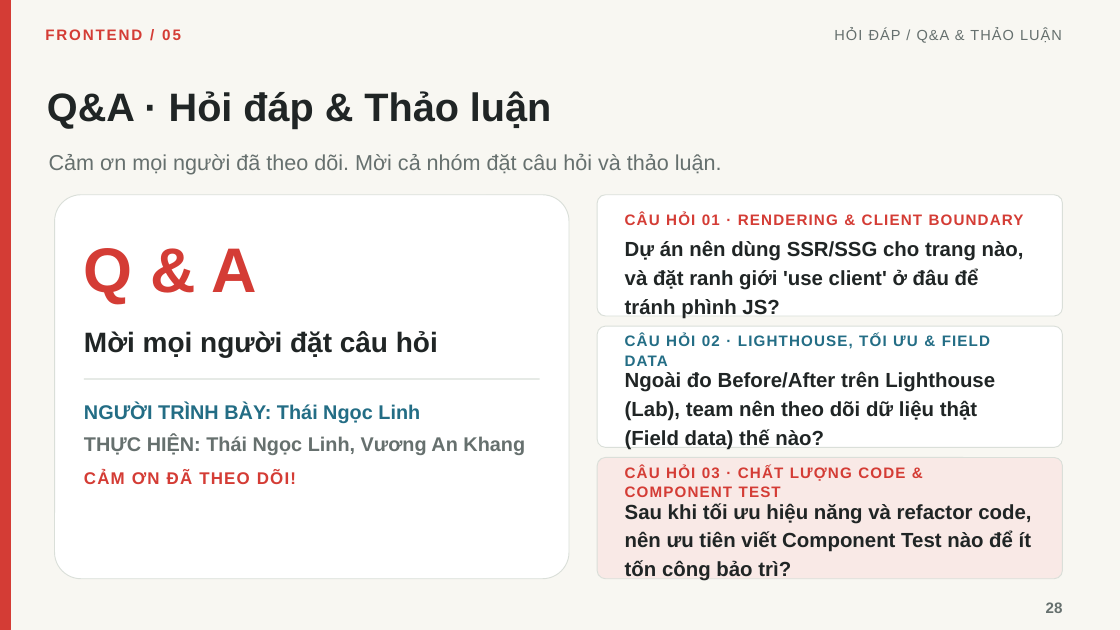
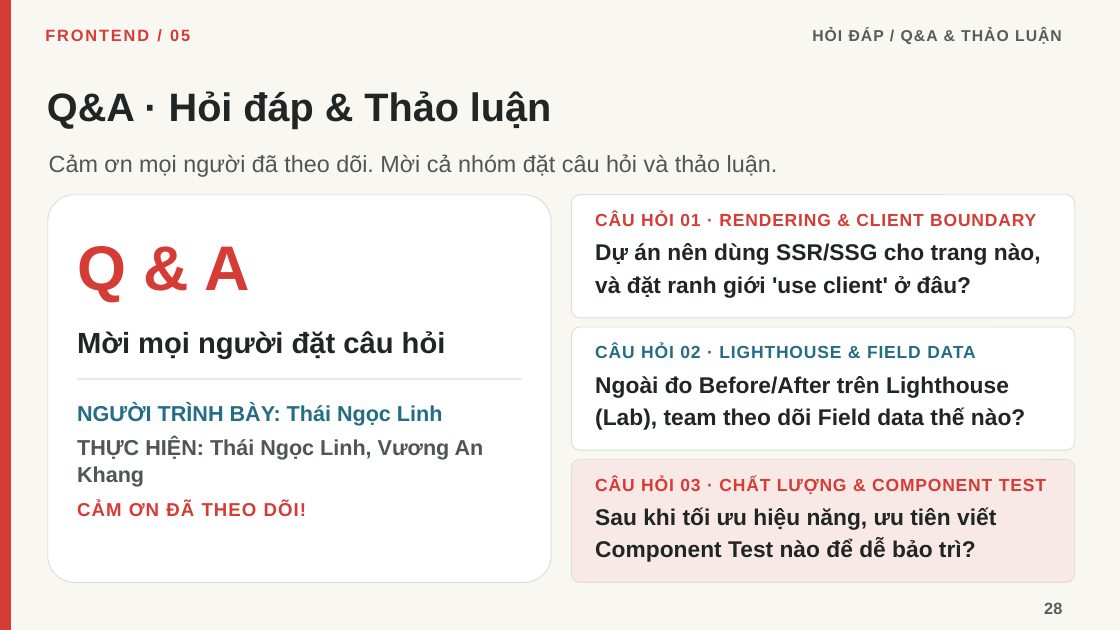
Before and after one commit to linhtn-spec/seminar-nextjs, a slide deck: slide 28 of Seminar_05_Frontend_Roadmap_Tieng_Viet_Da_Chinh_Sua.pptx. Drawn at 1120x630 pixels with LibreOffice and Linux fonts; fonts in the diff are those of the drawing. Boxes give left, top, right and bottom in pixels: in the first picture for what was removed or moved away, otherwise in the second. Text is boxed around its words. In the diff, an @@ line names an element or a change of style, - is before the commit and + after.

```diff
--- a/Seminar_05_Frontend_Roadmap_Tieng_Viet_Da_Chinh_Sua.pptx
+++ b/Seminar_05_Frontend_Roadmap_Tieng_Viet_Da_Chinh_Sua.pptx
@@ text "FRONTEND / 05" at box(45, 29, 190, 41): size 13 to 14 pt @@
@@ text "HỎI ĐÁP / Q&A & ..." at box(812, 28, 1062, 44): size 12.5 to 13.5 pt, text colour #66706E to #555D5B, bold on @@
@@ text "Cảm ơn mọi người đã ..." at box(49, 154, 778, 177): size 18.5 to 20 pt, text colour #66706E to #4E5755 @@
@@ rounded rectangle: place and size @@
-rounded rectangle at box(55, 195, 569, 579)
+rounded rectangle at box(48, 195, 551, 583)
@@ rounded rectangle: place and size @@
-rounded rectangle at box(597, 195, 1063, 316)
+rounded rectangle at box(571, 195, 1075, 318)
@@ text "CÂU HỎI 01 · RENDERING ...": place and size @@
-text "CÂU HỎI 01 · RENDERING ..." at box(625, 212, 1024, 225)
+text "CÂU HỎI 01 · RENDERING ..." at box(595, 213, 1036, 226)
@@ text "CÂU HỎI 01 · RENDERING ..." at box(595, 213, 1036, 226): size 13 to 15 pt, letter spacing 1 to 0.7 pt @@
@@ text "Q & A": place and size @@
-text "Q & A" at box(84, 248, 256, 304)
+text "Q & A" at box(77, 246, 249, 302)
@@ text at box(595, 243, 1041, 298): text changed; size 17.5 to 19.5 pt @@
-Dự án nên dùng SSR/SSG cho trang nào, và đặt ranh giới 'use client' ở đâu để tránh phình JS?
+Dự án nên dùng SSR/SSG cho trang nào, và đặt ranh giới 'use client' ở đâu?
@@ text "Mời mọi người đặt câu ...": place and size @@
-text "Mời mọi người đặt câu ..." at box(84, 331, 438, 357)
+text "Mời mọi người đặt câu ..." at box(77, 331, 446, 359)
@@ text "Mời mọi người đặt câu ..." at box(77, 331, 446, 359): size 24 to 25 pt @@
@@ rounded rectangle: place and size @@
-rounded rectangle at box(597, 326, 1063, 447)
+rounded rectangle at box(571, 327, 1075, 450)
@@ text at box(595, 345, 975, 358): text changed; size 13 to 15 pt @@
-CÂU HỎI 02 · LIGHTHOUSE, TỐI ƯU & FIELD DATA
+CÂU HỎI 02 · LIGHTHOUSE & FIELD DATA
@@ rectangle: place and size @@
-rectangle at box(84, 379, 539, 380)
+rectangle at box(77, 379, 522, 380)
@@ text at box(595, 376, 1025, 430): text changed; size 17.5 to 19.5 pt @@
-Ngoài đo Before/After trên Lighthouse (Lab), team nên theo dõi dữ liệu thật (Field data) thế nào?
+Ngoài đo Before/After trên Lighthouse (Lab), team theo dõi Field data thế nào?
@@ text "NGƯỜI TRÌNH BÀY: Thái Ngọc ...": place and size @@
-text "NGƯỜI TRÌNH BÀY: Thái Ngọc ..." at box(84, 404, 525, 484)
+text "NGƯỜI TRÌNH BÀY: Thái Ngọc ..." at box(77, 404, 484, 516)
@@ text "NGƯỜI TRÌNH BÀY: Thái Ngọc ..." at box(77, 404, 484, 516): size 17 to 18.5 pt in "NGƯỜI TRÌNH BÀY: Thái Ngọc Linh", "THỰC HIỆN: Thái Ngọc Linh, Vương An ..."; text colour #66706E to #4E5755 in "THỰC HIỆN: Thái Ngọc Linh, Vương An ..."; size 14.5 to 16 pt, letter spacing 1 to 0.9 pt in "CẢM ƠN ĐÃ THEO DÕI!" @@
@@ rounded rectangle: place and size @@
-rounded rectangle at box(597, 458, 1063, 579)
+rounded rectangle at box(571, 460, 1075, 583)
@@ text at box(595, 477, 1046, 494): text changed; size 13 to 15 pt @@
-CÂU HỎI 03 · CHẤT LƯỢNG CODE & COMPONENT TEST
+CÂU HỎI 03 · CHẤT LƯỢNG & COMPONENT TEST
@@ text at box(595, 507, 996, 562): text changed; size 17.5 to 19.5 pt @@
-Sau khi tối ưu hiệu năng và refactor code, nên ưu tiên viết Component Test nào để ít tốn công bảo trì?
+Sau khi tối ưu hiệu năng, ưu tiên viết Component Test nào để dễ bảo trì?
@@ text "28" at box(1044, 602, 1062, 614): size 13 to 14 pt, text colour #66706E to #555D5B @@
```
Also in this commit, not shown: 27 other slides changed, 1 other file.
